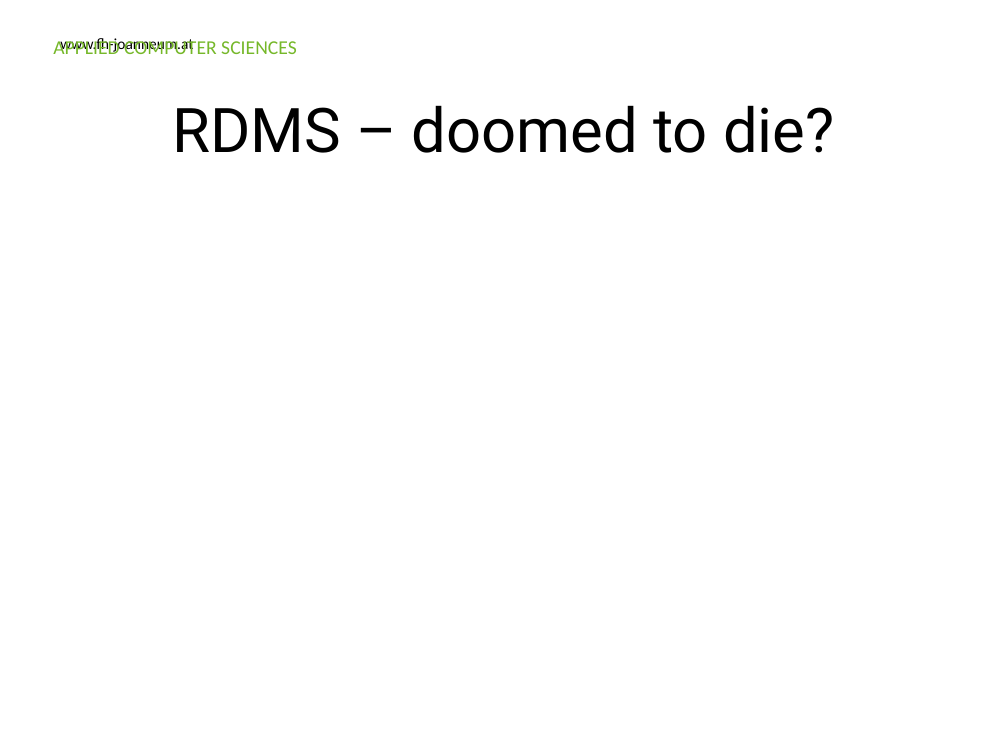
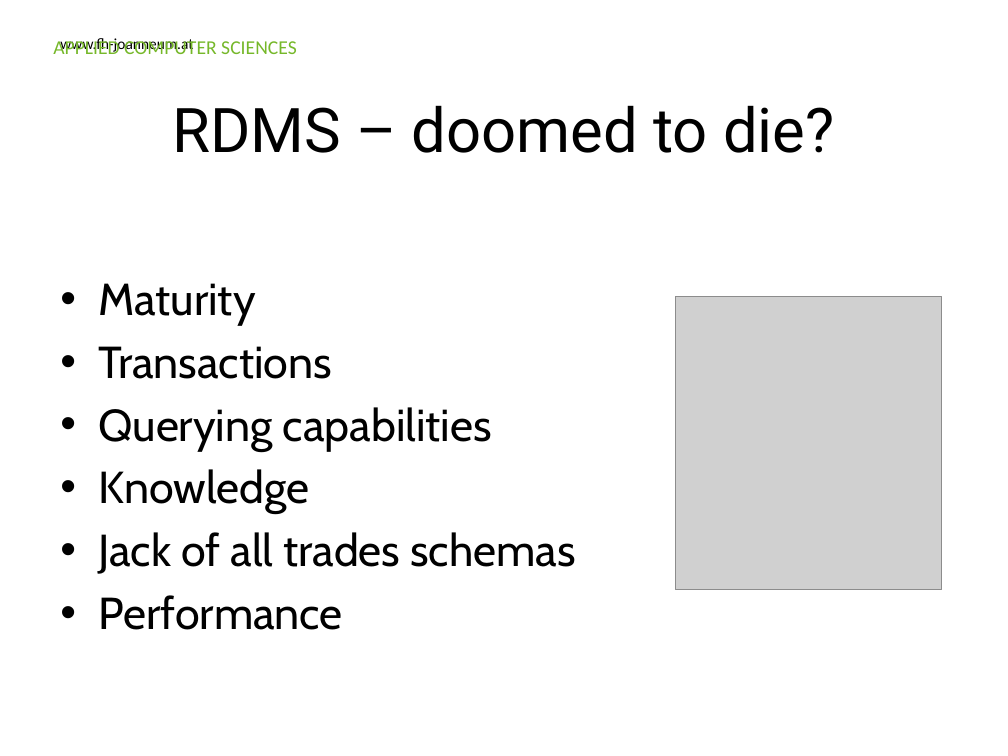
Before and after one commit to Ravenlord/guest-lecture-nosql, a slide deck: slide 40 of Presentation/FHJ_guest_lecture_nosql.pptx (slide 38 before the commit). Drawn at 1008x756 pixels with LibreOffice and Linux fonts; fonts in the diff are those of the drawing; grey boxes stand for pictures; background and template pictures are left out. Boxes give left, top, right and bottom in pixels: in the first picture for what was removed or moved away, otherwise in the second. Text is boxed around its words. In the diff, an @@ line names an element or a change of style, - is before the commit and + after.

```diff
--- a/Presentation/FHJ_guest_lecture_nosql.pptx
+++ b/Presentation/FHJ_guest_lecture_nosql.pptx
@@ text added at (98, 283, 575, 630), 32 pt, text #000000 @@
+• Maturity
+• Transactions
+• Querying capabilities
+• Knowledge
+• Jack of all trades schemas
+• Performance
@@ picture added at (675, 296, 941, 590) @@
```
Also in this commit, not shown: 8 other slides changed, 11 slides added, 2 slides removed.
